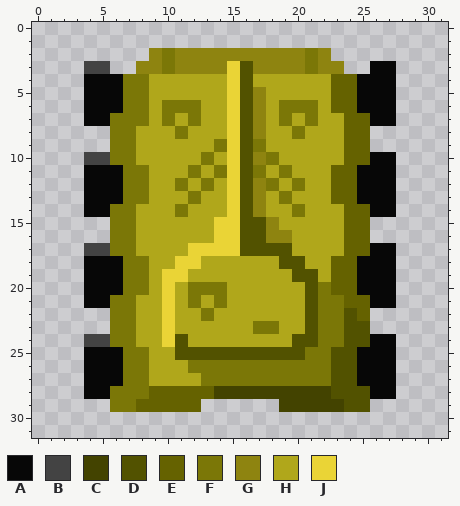
Pixel-art sprite: public/sprites/tankNpc1_Up.png. Above: the version before the commit.
The file is 32x32 pixels. Colours within 5 levels of each other are drawn and written as one.
Palette (. is transparent): A #070707  B #434343  C #434300  D #525200  E #656200  F #7b7707  G #8e8410  H #b0a71b  J #ead436
Once edited:
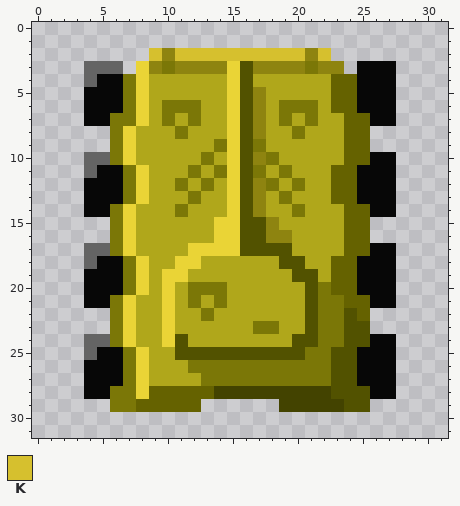
Colours new in this view: K #d6c02e
From the commit log: Начало внедрения нового NPC
Changes in this commit:
colour B: #434343 -> #646464
y 2: x 9..22 GFGGGGGGGGGGFG -> KGKKKKKKKKKKGK
y 3: x 6 . -> B; x 8 G -> J; x 25 . -> A
y 4: x 4 A -> B; x 8 F -> J
y 5..7: x 8 F -> J
y 8..10: x 7 F -> J
y 11: x 4 A -> B; x 8 F -> J
y 12..13: x 8 F -> J
y 14..17: x 7 F -> J
y 18: x 4 A -> B; x 8 F -> J
y 19..20: x 8 F -> J
y 21..24: x 7 F -> J
y 25: x 4 A -> B; x 8 F -> J
y 26..28: x 8 F -> J
Boxes around the changes in both pictures, in picture pixels (x1, y1, x2, y2):
changed: (84, 48, 370, 399)
